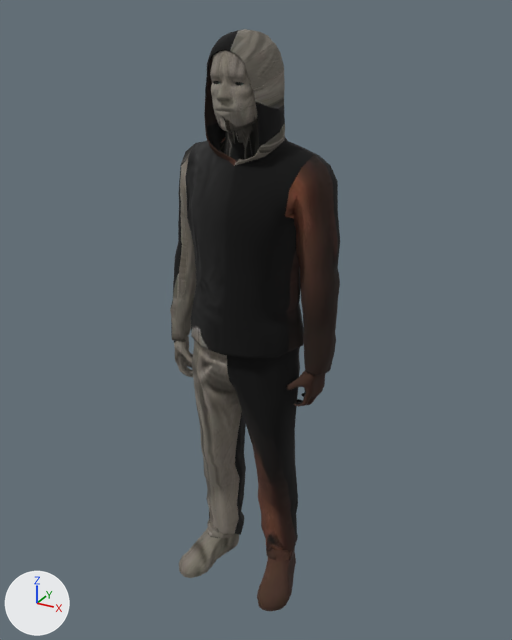
The glTF model public/models/people/m18.glb as it was, and as the next commit left it.
Camera for both pictures: a camera (50 mm lens) standing at (1.007, -1.746, 0.863) and looking at (0.021, 0.048, -0.034). The lights are fixed; the arrows at lower left show +X, +Y and +Z. The older version comes first. Objects named as collision shapes, trigger or cutter boxes, shadow casters or lower levels of detail are left out. Vertices at exactly the same position are counted once.

In view in the first picture: 'lod0'.
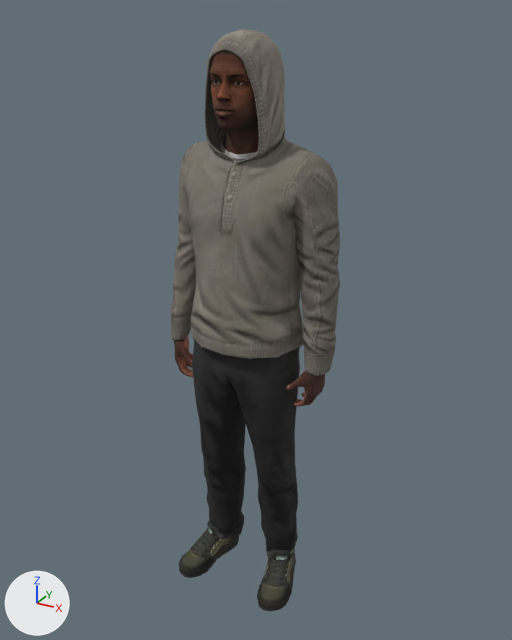
Pixel boxes [x1, y1, x2, y2] of what changed, in the pictures (512 x 640 px):
```json
{"part": 1, "of": "me_lod0", "change": "reshaped", "before": [211, 77, 257, 125], "after": [200, 33, 280, 210]}
{"part": 2, "of": "me_lod0", "change": "reshaped", "before": [177, 338, 192, 373], "after": [176, 337, 193, 377]}
{"part": 3, "of": "me_lod0", "change": "reshaped", "before": [294, 376, 325, 407], "after": [203, 304, 325, 407]}
{"part": 4, "of": "me_lod0", "change": "surface changed", "before": [170, 29, 340, 611], "after": [170, 29, 340, 611], "on screen": "black to grey"}
```

Edits to the scene script, one JSON object a line:
```json
{"block": "me_lod0", "where": "# used by ob_lod0; location = (0.0, 0.0, 0.0)"}
{"op": "remove", "block": "me_lod0", "code": "me_lod0.from_pydata(...)  # 2514 vertices, 5000 faces; spans x -0.29..0.29, y -0.16..0.17, z -1.0..0.81"}
{"op": "add", "block": "me_lod0", "code": "me_lod0.from_pydata(...)  # 3239 vertices, 6434 faces; spans x -0.29..0.29, y -0.16..0.17, z -1.0..0.81"}
{"block": "me_lod0", "change": "me_lod0 part 1: 62 vertices moved within x -0.05..0.06, y -0.12..-0.03, z 0.59..0.69; 496 vertices added at x -0.08..0.11, y -0.12..0.02, z 0.4..0.79"}
{"block": "me_lod0", "change": "me_lod0 part 2: 23 vertices moved within x -0.26..-0.18, y -0.02..0.05, z -0.26..-0.13; 102 vertices added at x -0.26..-0.16, y -0.04..0.05, z -0.27..-0.12"}
{"block": "me_lod0", "change": "me_lod0 part 3: 20 vertices moved within x 0.17..0.27, y -0.03..0.05, z -0.26..-0.18; 105 vertices added at x 0.0..0.27, y -0.13..0.05, z -0.27..0.02"}
{"block": "me_lod0", "change": "me_lod0 part 4: 3294 kept faces spanning x -0.29..0.29, y -0.16..0.17, z -1.0..0.81 get new texture (UV) coordinates"}
{"block": "me_lod0", "change": "other edits to the shape of me_lod0 do not show in these pictures"}
```
